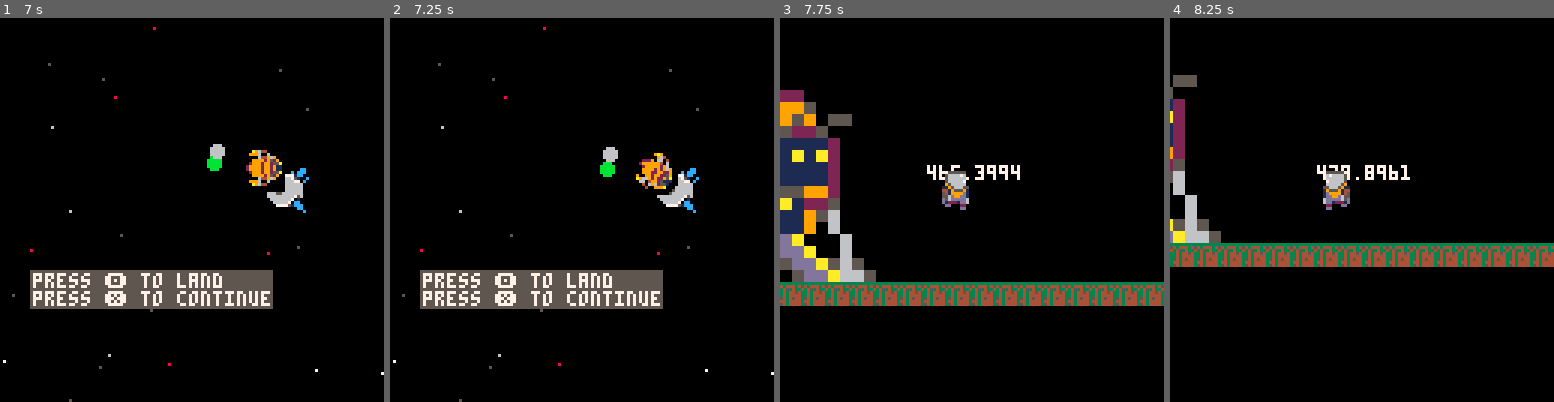
Above: before the commit, frames 1-4 (left to right).
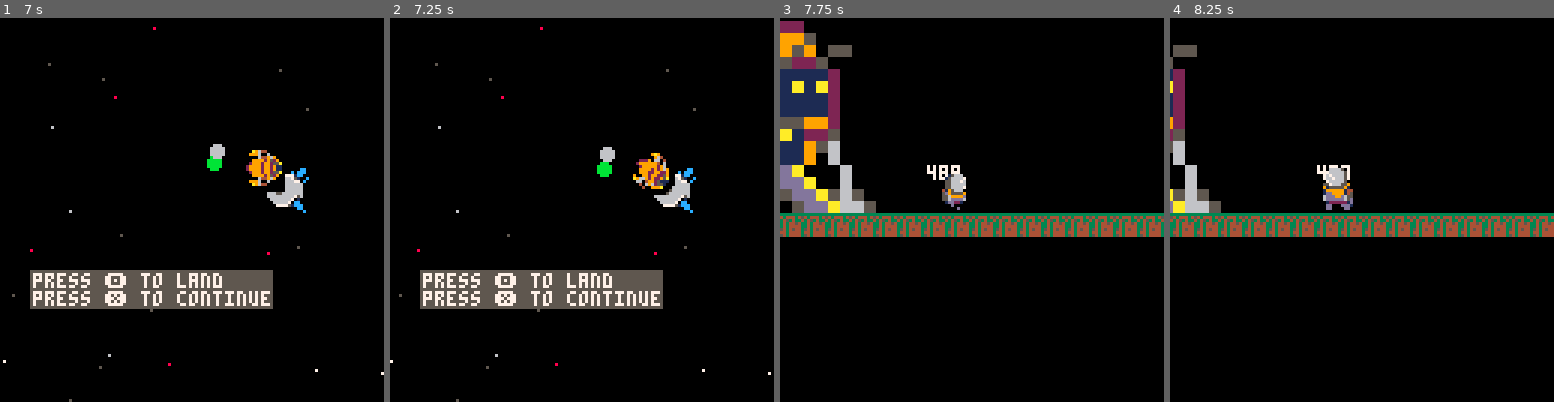
Above: after the commit, the same moments.

Repository: FrederikHR/GDB
Game: PICO-8 cartridge OW/ow.p8
Two runs of this game, one before a commit and one after it. Both use one fixed random seed, a clock stepped at 60 frames per second and the inputs below.
Inputs:
- Up to frame 1 (7 s): tap X (X key) at 0.33, 1.07, 1.85, 2.97, 4.08, 5.2, 6.32 s; tap O (Z key) at 0.7, 1.7, 2.1, 2.5, 2.9, 3.3, 3.7, 4.1, 4.5, 4.9, 5.3, 5.7, 6.1, 6.5, 6.9 s; hold Right 1.6-2.1 s; hold Up 2.15-2.42 s; hold Right 2.47-3.03 s; hold Left 3.08-3.58 s; hold Right 4.02-4.68 s; hold Up 4.73-5.03 s; hold Left 5.08-5.68 s; hold Right 6.08-6.58 s; hold Right from 6.63 s (still down)
- Up to frame 2 (7.25 s): release Right at 7.13 s; hold Up from 7.18 s (still down)
- Up to frame 3 (7.75 s): tap O (Z key) at 7.3, 7.7 s; tap X (X key) at 7.43 s; release Up at 7.45 s; hold Right from 7.5 s (still down)
- Up to frame 4 (8.25 s): release Right at 8.07 s; tap O (Z key) at 8.1 s; hold Left from 8.12 s (still down)

Frame 1 is identical in both runs. In frame 2, 1.2% of the frame differs, in the area x 0-100%, y 2-100%; in frame 3, 22%, in the area x 0-100%, y 0-75%; in frame 4, 15%.

Commit message:
launch now works+replaced timer-based stuff

Diff:
--- a/OW/ow.p8
+++ b/OW/ow.p8
@@ -27,7 +27,8 @@
 	_draw=game_draw
 	scene="game"
 	landing=false
-	ltimer=-11
+	within=false
+	launch=false
 	prompt=false
 	prompt_wait=10 -- to do:fix
 
@@ -66,6 +67,9 @@
 	else
 		--do on-planet stuff
 		draw_astronaut()
+		if a.prompt then
+			draw_prompt()
+		end
 	end
 end
 
@@ -92,7 +96,7 @@
  end
 end
 
-function scroll_camera(p,s)
+function scroll_camera(pa,s)
 
 	--basic scrolling
 	--cx = px - 64
@@ -103,27 +107,27 @@
 	--]]
 	if s then
 
-		cx=p.x-50+p.sw/2
-		cy=p.y-50+p.sh/2
+		cx=pa.x-50+pa.sw/2
+		cy=pa.y-50+pa.sh/2
 	else
-		if p.x <= box.x then
-			cx -= box.x - p.x
-			box.x=p.x
-
-		elseif p.x+p.sw*8 >= box.x+box.w then
-			local diff = (p.x+p.sw*8) - (box.x + box.w)
+		if pa.x <= box.x then
+			cx -= box.x - pa.x
+			box.x=pa.x
+
+		elseif pa.x+pa.sw*8 >= box.x+box.w then
+			local diff = (pa.x+pa.sw*8) - (box.x + box.w)
 			cx += diff
 			box.x += diff
 		end
 
 
-		if p.y < box.y then
-			cy -= box.y - p.y
-			box.y -= box.y - p.y
-		end
-
-		if p.y+p.sh*8 > box.y + box.h then
-			local diffy = (p.y+p.sh*8) - (box.y+box.h)
+		if pa.y < box.y then
+			cy -= box.y - pa.y
+			box.y -= box.y - pa.y
+		end
+
+		if pa.y+pa.sh*8 > box.y + box.h then
+			local diffy = (pa.y+pa.sh*8) - (box.y+box.h)
 			cy += diffy
 			box.y += diffy
 		end
@@ -156,7 +160,11 @@
 	local psy1=psy+12
 
 	rectfill(psx,psy,psx1,psy1,5)
-	print("press 🅾️ to land",psx+1,psy+1,7)
+	if p.space then
+		print("press 🅾️ to land",psx+1,psy+1,7)
+	else
+		print("press 🅾️ to take off",psx+1,psy+1,7)
+	end
 	print("press ❎ to continue",psx+1,psy+7,7)
 end
 
@@ -166,12 +174,14 @@
 
 function game_update()
 	if p.space then
-		if not landing or ltimer>10 then
+		if not landing and not launch then
 			update_player()
 			scroll_camera(p,false)
 			land()
-		elseif (ltimer<prompt_wait) then
+		elseif launch then
+			scroll_camera(p,true)
 			update_player()
+			launch=false
 		end
 	else
 		update_astronaut()
@@ -275,14 +285,21 @@
 function land()
 	--handle logic and prompt
 	--for landing
+	c=0
 	for _,pl in pairs(planets) do
+		c+=1
 		if pcoll(pl.x,pl.y) then
+			c-=1
 			p.clopl=pl
-			if (time()-ltimer>prompt_wait) and not prompt then
-		 	ltimer=time()
+			if within==false then
+				within=true
 		 	prompt=true
-		 	landing=true
+		 	--landing=true
 			end
+		elseif c==3 then
+			--ship is outside sphere of influence
+			within=false
+			prompt=false
 		end
 	end
 end
@@ -294,14 +311,23 @@
 		if btn(❎) then
 	 	prompt=false
 	 	landing=false
+	 	within=true
 	 	return true
 		elseif btn(🅾️) then
 			--do all the stuff
 			p.space=false
+			p.prompt=false
+			prompt=false
+			landing=true
+			a.prompt=false
 			a.pl=p.clopl
 			a.x=p.clopl.sx
 			a.y=p.clopl.sy
-
+			if p.clopl.sp then
+				a.ship={x=p.clopl.sx-64,y=p.clopl.sy-48,sz=64}
+			else
+				a.ship={x=p.clopl.sx+16,y=p.clopl.sy-48,sz=64}
+			end
 			return true
 		end
 	end
@@ -343,8 +369,13 @@
 	if (magy<-10) magy=-10
 
 	if pd>1.5 then
-			magx=0
-			magy=0
+		magx=0
+		magy=0
+	end
+
+	if pd<=0.001 then
+		magx=0
+		magy=0
 	end
 
 	return magx,magy
@@ -417,14 +448,21 @@
 	--pixels to tiles
 	--x1/=8 y1/=8
 	--x2/=8 y2/=8
-	if not(obj2.x > (x1+(x2-x1)))
-	or not(obj2.y > (y1+(y2-y1)))
-	or not((obj2.x+obj2.sz*8) < x1)
-	or not((obj2.y+obj2.sz*8) < y1) then
+	if not((obj2.x > x2)
+	or (obj2.y > y2)
+	or ((obj2.x+obj2.sz) < x1)
+	or ((obj2.y+obj2.sz) < y1)) then
 		return true
 	end
 
 	return false
+end
+
+function collcheck(a,b)
+	print(a.x+a.sz,a.x-40,a.y)
+	print(b.x,a.x-20,a.y)
+	print(a.y+a.sz,a.x-40,a.y-10)
+	print(b.y,a.x-20,a.y-10)
 end
 
 function pdist(x,y)
@@ -544,6 +582,7 @@
 	a.acc=2.5
 	a.sw=2
 	a.sh=2
+	a.sz=2
 	a.dx=0
 	a.dy=0
 	a.max_dx=0
@@ -557,6 +596,8 @@
 	a.fall=false
 	a.jump_velocity=2.5
 	a.pl={}
+	a.prompt=false
+	a.within=false
 
 end
 function draw_astronaut()
@@ -577,6 +618,7 @@
 end
 
 function move_astronaut()
+	if (launchproc()) return
 	a.dx*=friction
 	a.dy+=a_gravity
 
@@ -601,7 +643,12 @@
 	end
 
 	--jumping
-	jump()
+	if collide_sprite(a,"center",a.ship) then
+		if (btnp(❎) and not a.prompt) a.prompt=true
+	else
+		if (a.within) a.within=false
+		jump()
+	end
 
 	--check collision up and down
 	if a.dy>0 and collide_map(a,"down",0) then
@@ -659,6 +706,35 @@
 	if a.fall then
 		a.play = "fall"
 	end
+end
+
+function launchproc()
+	if a.prompt then
+		a.dx=0
+		a.dy=0
+		if btn(❎) and a.within==false then
+			a.within=true
+	 	a.prompt=false
+	 	return false
+		elseif btn(🅾️) then
+			--do all the stuff
+			p.space=true
+			launch=true
+			landing=false
+			prompt=false
+			a.within=false
+			return true
+		end
+	end
+end
+
+function reset_camera(obj)
+	p.x=-600
+	p.y=-600
+	cx=obj.x-50+obj.sw/2
+	cy=obj.y-50+obj.sh/2
+	box.x=25-590
+	box.y=40-590
 end
 __gfx__
 00000000000000000000000000000000000000000000000000000000000000000000000000000000000000000000000000000000000000000000000000000000
@@ -920,7 +996,7 @@
 
 
 __gff__
-0000000000000000000000000000000000000000000000000000000000000000000000000000000000000000000000000000000000000000000000000000000000000000000003030303030300000000000000000000000000030300000000000101010000000000000000000000000000000000000000000000000000000000
+0000000000000000000000000000000000000000000000000000000000000000000000000000000000000000000000000000000000000000000000000000000000000000000003030303030300000000000000000000000000030300000000000101010000000004040000000000000000000000000000040400000000000000
 0000000000000000000000000000000000000000000000000000000000000000000000000000000000000000000000000000000000000000000000000000000000000000000000000000000000000000000000000000000000000000000000000000000000000000000000000000000000000000000000000000000000000000
 __map__
 4b4b00000000000000000000000000000000000000000000000000000000000000000000000000000000000000000000000000000000000000000000000000004b000000000000000000000000000000000000000000000000000000000000000000000000000000000000000000000000000000000000000000000000000000
